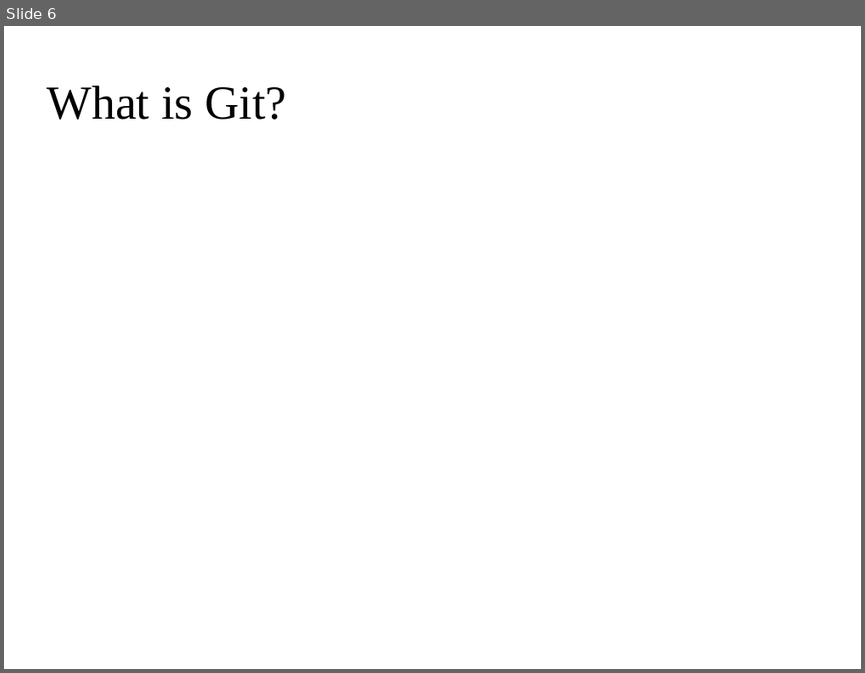
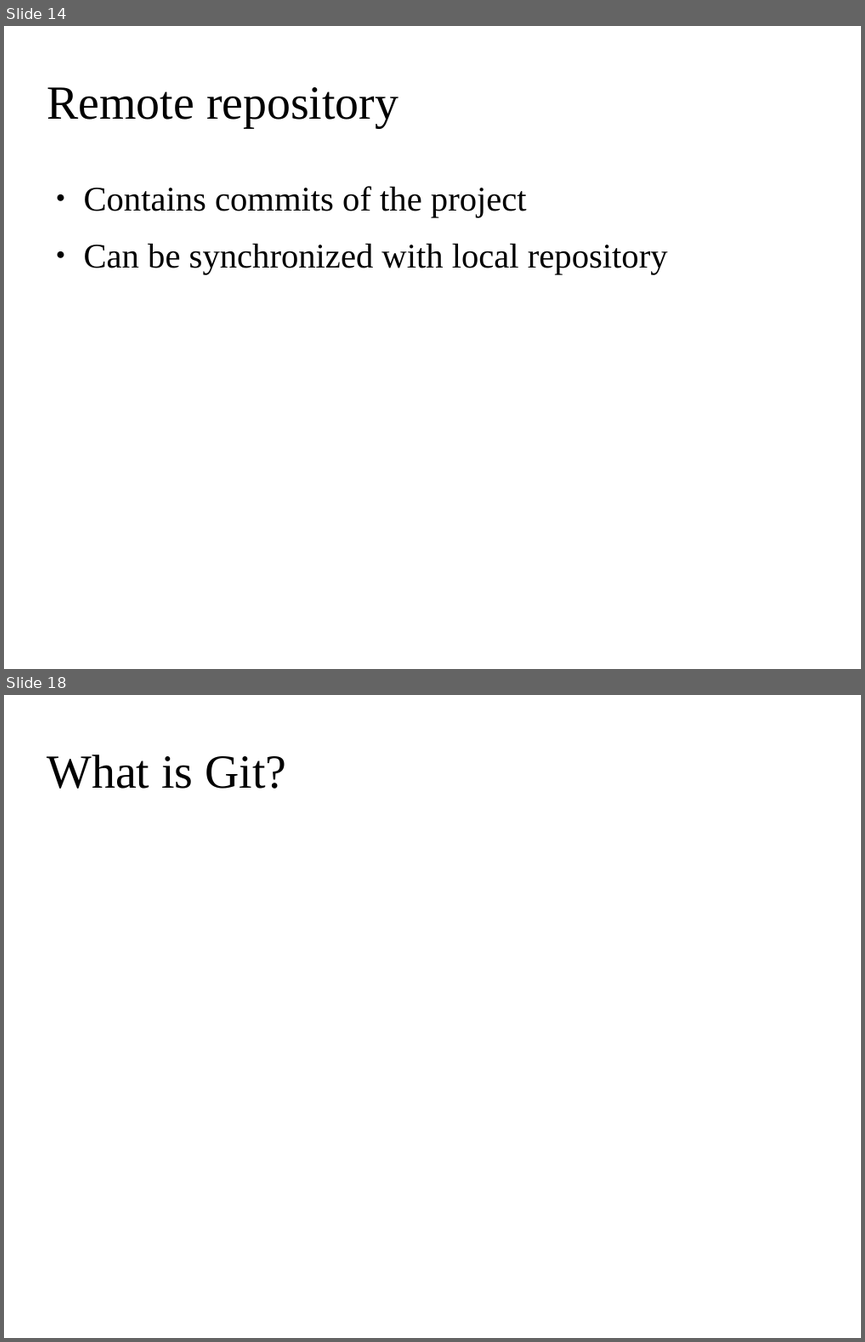
Before and after one commit to ehsansh84/git-tutorial, a slide deck: git.odp. Shown one above the other, each under a label of ours: slide 6 before the commit, slides 14 and 18 after it; the slides between them are not shown. The pictures are 865x673 and 865x1342 pixels, drawn with LibreOffice and Linux fonts; fonts in the diff are those of the drawing; background and template pictures are left out. Boxes give left, top, right and bottom in pixels: in the first picture for what was removed or moved away, otherwise in the second. Text is boxed around its words. In the diff, an @@ line names an element or a change of style, - is before the commit and + after.

```diff
--- a/git.odp
+++ b/git.odp
@@ slide 14 added at [4, 26, 861, 669], background picture (left out) @@
@@ title added at [46, 87, 398, 128], 44 pt, text #000000 @@
+Remote repository
@@ text added at [84, 186, 668, 274], 32 pt, text #000000 @@
+● Contains commits of the project
+● Can be synchronized with local repository
@@ what was slide 6 is now slide 18 @@
```
Also in this commit, not shown: 1 slide changed, 19 other slides added.
